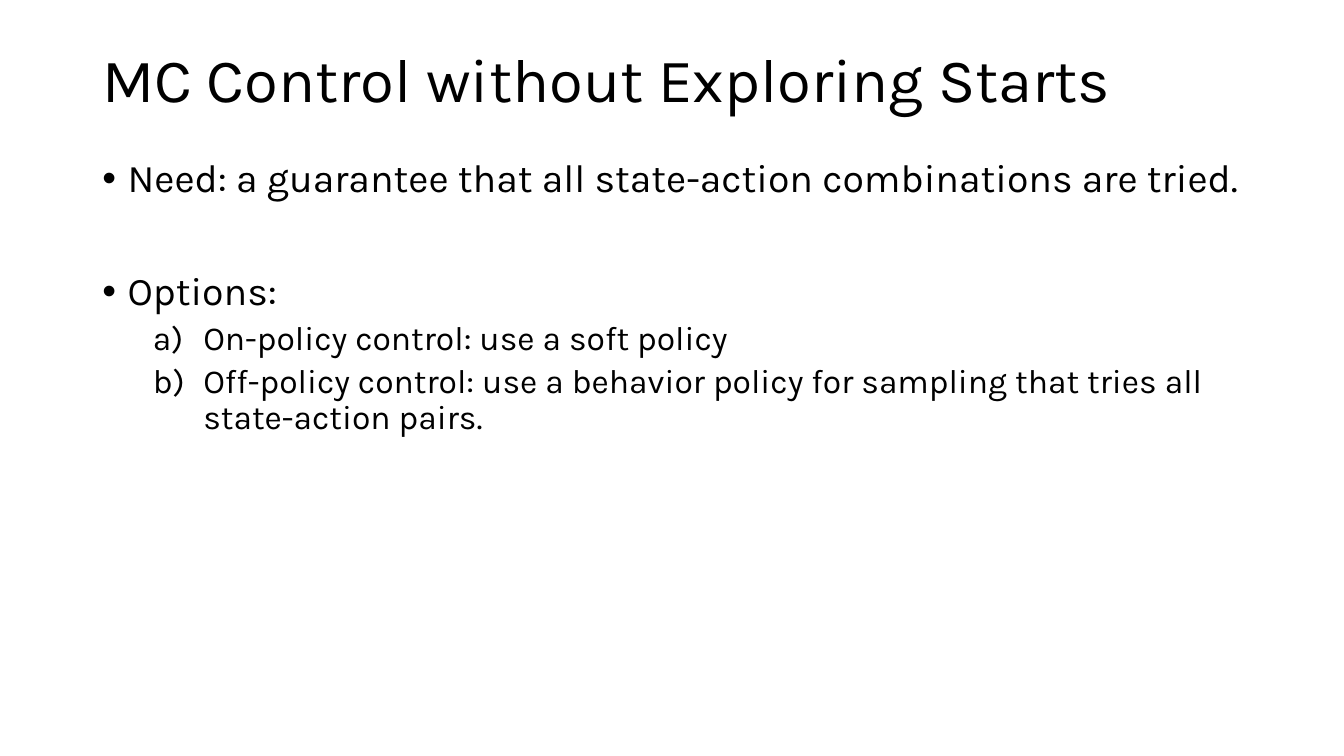
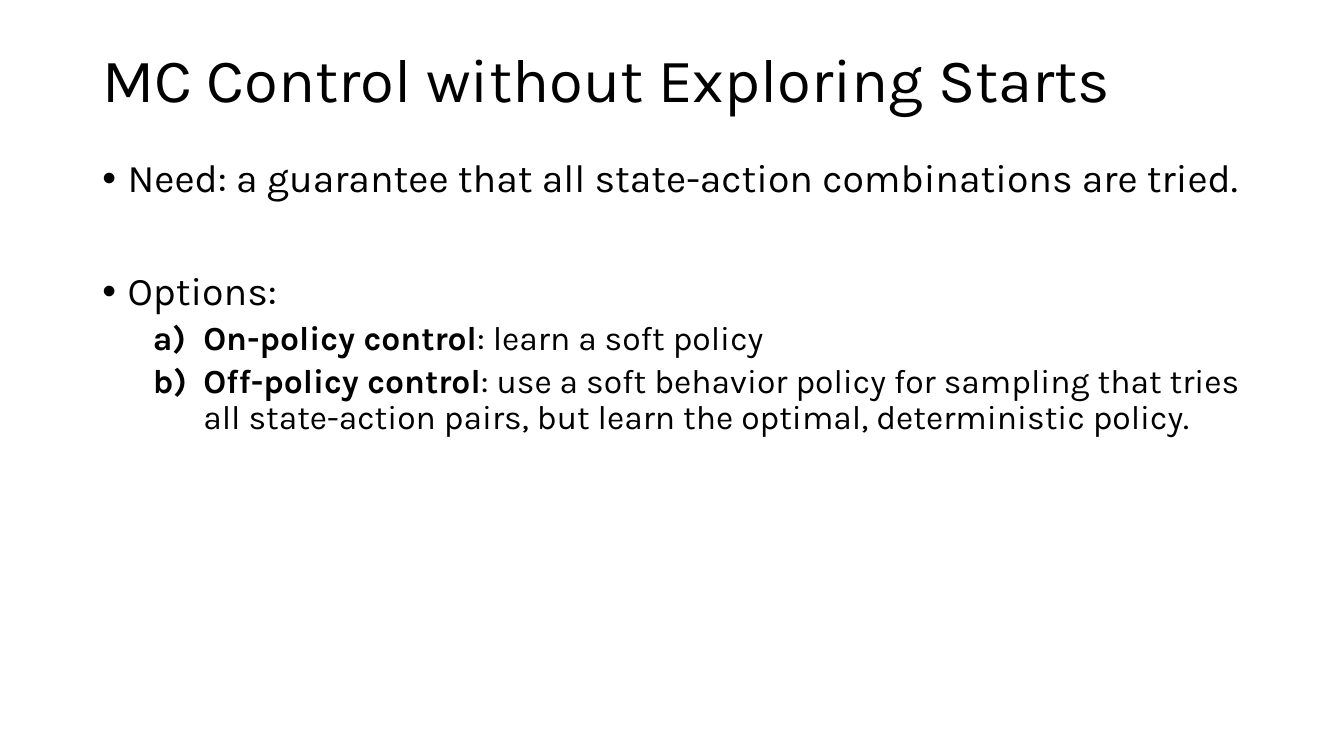
Before and after one commit to mhahsler/Introduction_to_Reinforcement_Learning, a slide deck: slide 12 of slides/Lecture_Chapter05.pptx (slide 11 before the commit). Drawn at 1344x756 pixels with LibreOffice and Linux fonts; fonts in the diff are those of the drawing. Boxes give left, top, right and bottom in pixels: in the first picture for what was removed or moved away, otherwise in the second. Text is boxed around its words. In the diff, an @@ line names an element or a change of style, - is before the commit and + after.

```diff
--- a/slides/Lecture_Chapter05.pptx
+++ b/slides/Lecture_Chapter05.pptx
@@ text at [203, 326, 1240, 438]: text changed @@
-  a) On-policy control: use a soft policy
-  b) Off-policy control: use a behavior policy for sampling that tries all state-action pairs.
+  a) On-policy control: learn a soft policy
+  b) Off-policy control: use a soft behavior policy for sampling that tries all state-action pairs, but learn the optimal, deterministic policy.
```
Also in this commit, not shown: 5 other slides changed, 2 slides added, 1 slide removed, 12 other files.
